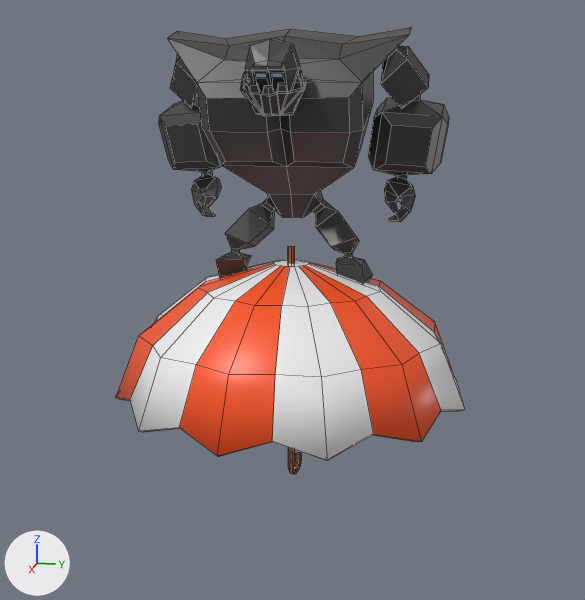
The Blender file blender/objects/objects.blend: old version first, new version second.
Camera for both pictures: a 50 mm camera at (6.56, 1.32, 1.61) aimed at (-0.03, 0.0, -0.04). Arrows for +X, +Y and +Z are at lower left; the lights stay in place. Mesh edges are drawn as thin lines. The same objects are shown in both versions, whatever each file hides.

In view in the first picture: 'Golgoth', 'Umbrella'.
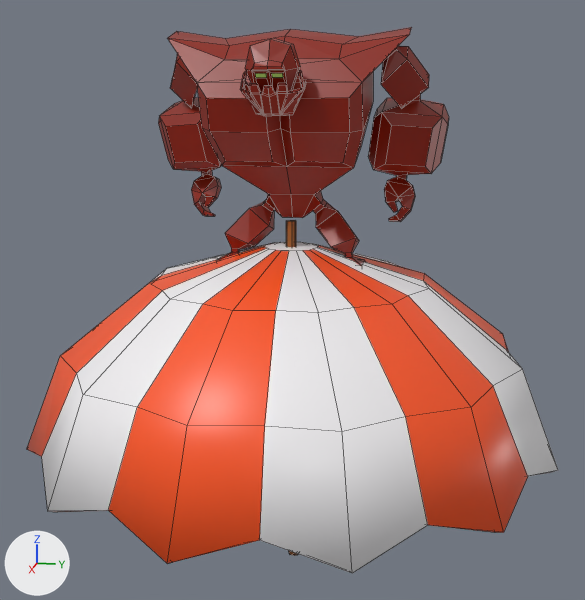
Where the newer file only moved an object's origin or applied its transform, the numbers keep the older frame.

Patch to the scene script:
```diff
--- a/blender/objects/objects.blend.py
+++ b/blender/objects/objects.blend.py
@@ me_cube_005 @@
 me_cube_005.from_pydata(...)  # 444 vertices, 452 faces; spans x -0.72..1.76, y -1.24..1.24, z 0.0..2.15
 # used by ob_golgoth; location = (0.0, 0.0, 0.0)
+# me_cube_005 part 1: texture (UV) coordinates of 452 of 452 faces, centred in x -0.67..0.84, y -1.22..1.22, z 0.0..2.09, changed; they spanned u 0.06..0.81, v 0.81..0.94 and now span u 0.44..0.57, v 0.68..0.81
 me_cube_005.materials.append(mat_material)
@@ me_cylinder @@
 me_cylinder.from_pydata(...)  # 240 vertices, 214 faces; spans x -1.5..1.5, y -1.5..1.5, z -1.66..0.43
 # used by ob_umbrella; location = (0.0, 0.0, 0.0); rotation_euler = (0.0, 0.0, -0.157), in degrees (0, 0, -9)
+# me_cylinder part 2: the whole mesh is scaled about the mesh origin by 1.5
 me_cylinder.materials.append(mat_material)
```

Location of each change, [x1, y1, x2, y2] in pixels of the pictures (585 x 600 px):
'Umbrella', mesh rescaled (52% wider, 55% taller)
    before: [116, 246, 465, 474]
    after: [27, 220, 558, 573]
part 1 of me_cube_005, surface changed (grey to red)
    before: [158, 27, 449, 284]
    after: [158, 27, 449, 266]
